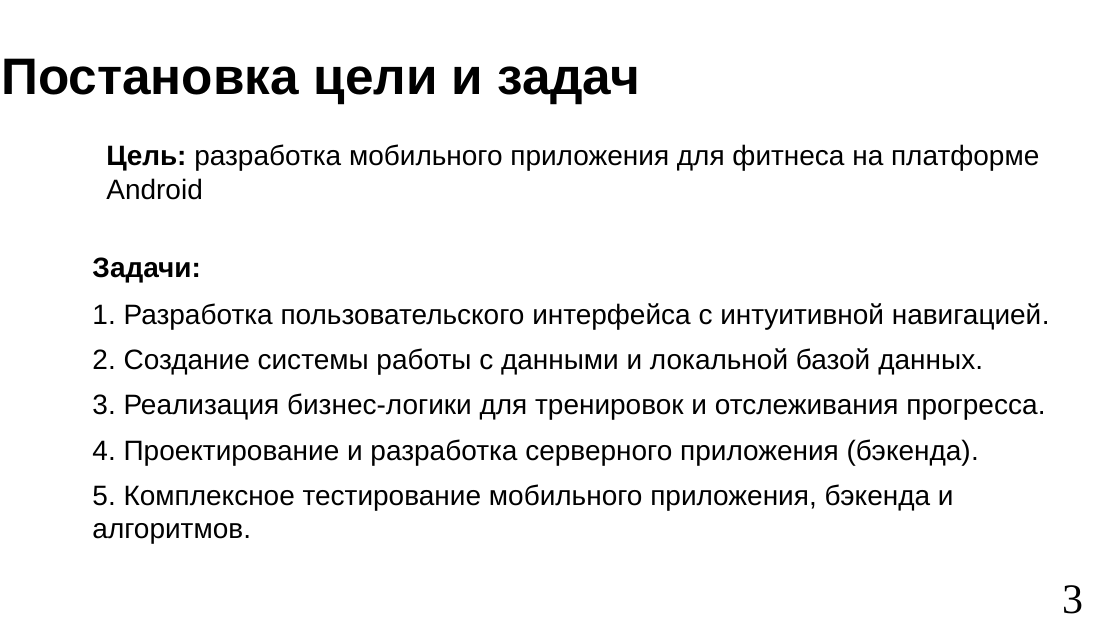
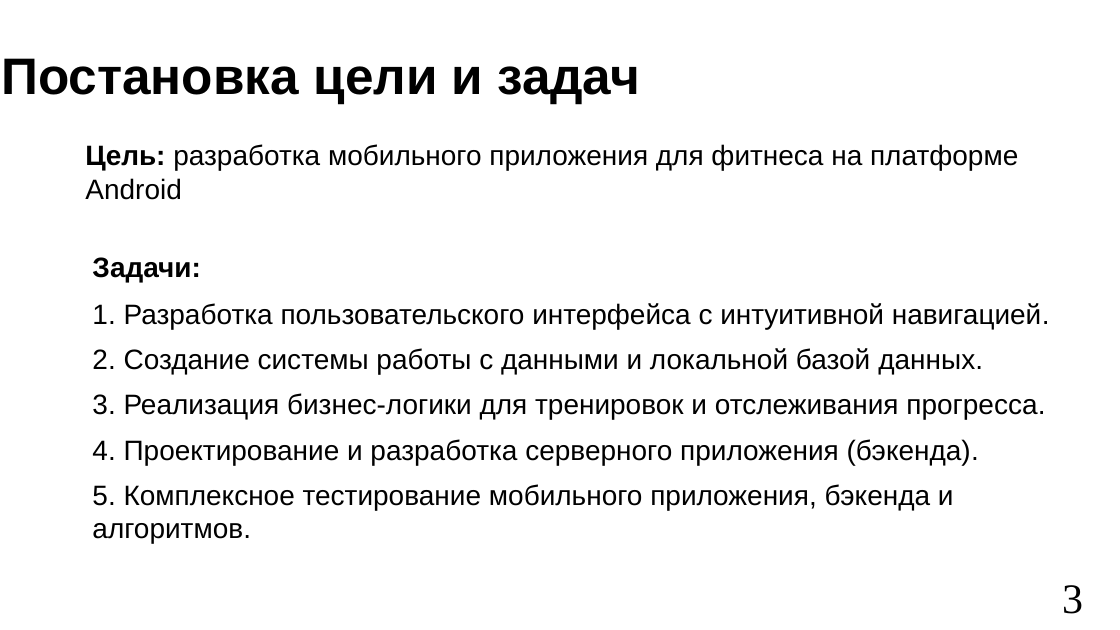
Before and after one commit to vafeenHub/VSU-scientific-activities_6-7-8-semester, a slide deck: slide 3 of src/works/diploma/presentation.odp. Drawn at 1120x630 pixels with LibreOffice and Linux fonts; fonts in the diff are those of the drawing. Boxes give left, top, right and bottom in pixels: in the first picture for what was removed or moved away, otherwise in the second. Text is boxed around its words. In the diff, an @@ line names an element or a change of style, - is before the commit and + after.

```diff
--- a/src/works/diploma/presentation.odp
+++ b/src/works/diploma/presentation.odp
@@ text "Цель: разработка мобильного приложения для ...": place and size @@
-text "Цель: разработка мобильного приложения для ..." at [106,144,1039,200]
+text "Цель: разработка мобильного приложения для ..." at [85,144,1018,200]
```
Also in this commit, not shown: 5 other slides changed, 2 other files.
